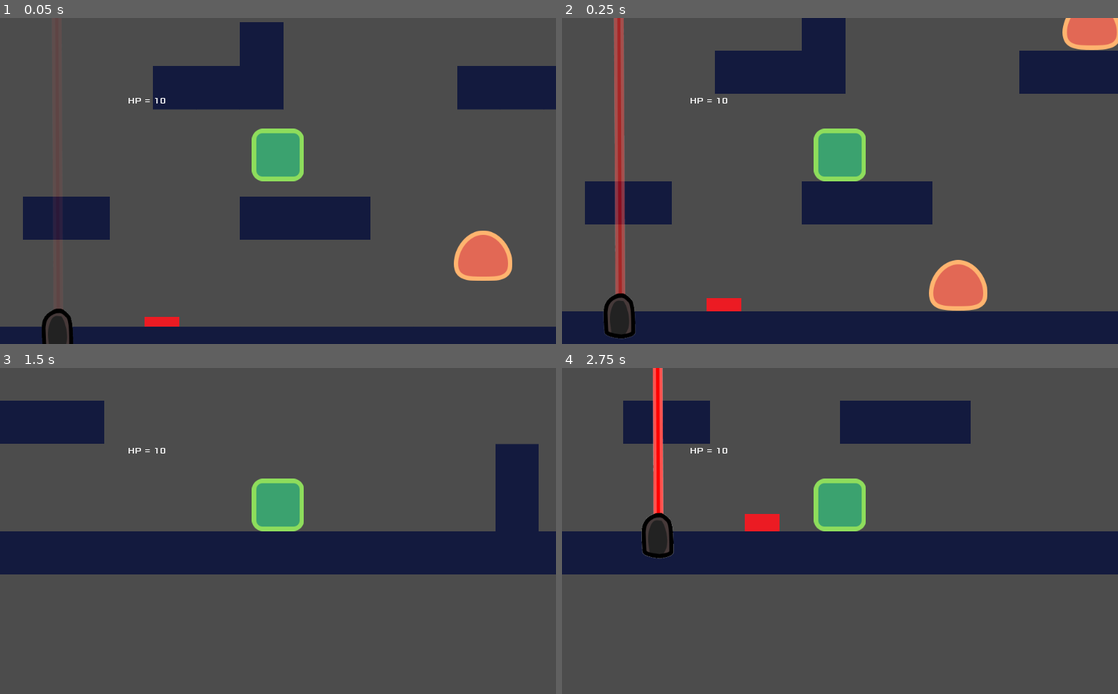
Above: before the commit, frames 1-4 (two rows, left to right).
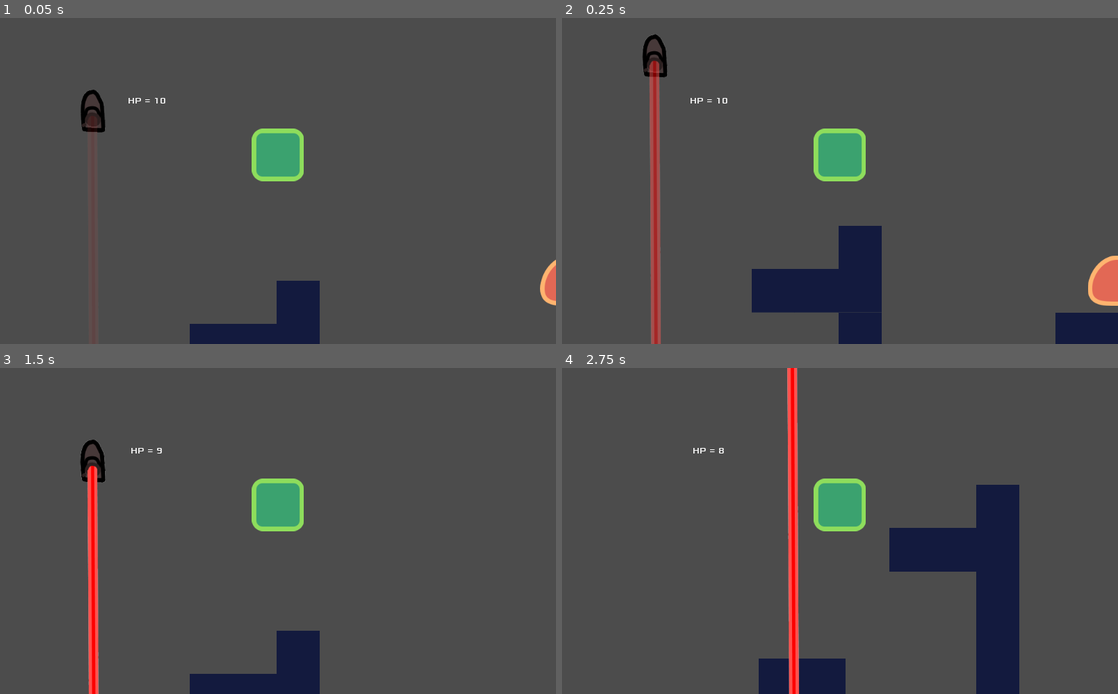
Above: after the commit, the same moments.

Repository: BiscuitPrime/Gravitime
Game: Godot game, scene res://Source/Levels/Scene/LevelTemplate.tscn
Two runs of this game, one before a commit and one after it. Both use one fixed random seed, a clock stepped at 60 frames per second and the inputs below. The project has no main scene, so this scene is started directly.
Inputs (mouse positions are in pixels of both pictures, inside the frame that each line leads up to):
- Up to frame 1 (0.05 s): no input
- Up to frame 2 (0.25 s): no input
- Up to frame 3 (1.5 s): move the mouse to (400, 514) at 0.52 s; hold Right (move_right) 0.53-1.25 s; tap E (attack) at 0.6 s; click (400, 514) at 0.67 s; tap Up (jump) at 0.77 s; tap F (time, bound only after the commit) at 0.8 s; drag from (166, 547) to (278, 504) at 1.27 s
- Up to frame 4 (2.75 s): move the mouse to (895, 459) at 2.02 s; hold Left (move_left) from 2.03 s (still down); tap E (attack) at 2.1 s; tap F (time, bound only after the commit) at 2.3 s

The runs differ from the first frame. In frame 1, 19% of the frame differs, in the area x 0-100%, y 1-100%; in frame 2, 30%, in the area x 0-100%, y 0-100%; in frame 3, 22%; in frame 4, 24%.

Commit message:
Add files via upload
Time

Diff:
--- a/Source/Actors/Script/Enemy.gd
+++ b/Source/Actors/Script/Enemy.gd
@@ -8,25 +8,38 @@
 onready var DetectorPlatRight = $DetectorPlatformRight #Détecte ce qui est sous lui (plateformes)
 onready var DetectorPlatLeft = $DetectorPlatformLeft #Détecte ce qui est sous lui (plateformes)
 
+var timeposition #variable qui va contenir la position de l'ennemi avant la manipulation temporelle
+
 #Cette fonction est appelée lorsque l'instance de l'ennemi est loadée
 func _ready():
+	add_to_group("timecontrol") #On l'ajoute au groupe timecontrol, ce qui indique que le temps va l'affecter
 	_velocity.x = -speed.x #On donne une vitesse initiale à l'ennemi
 
 #Cette fonction est appelée à chaque frame du jeu
 func _physics_process(delta: float) -> void:
-	_velocity.y += gravity * delta
+	_velocity.y += gravity * delta #On calcule l'effet de la gravité
 	_velocity = move_and_slide(calculate_new_velocity(_velocity), FLOOR_NORMAL)
 
-#This function is used to calculate the new velocity of the enemy
+#Cette fonction calcule la vélocité de l'ennemi
 func calculate_new_velocity(_velocity):
 	if not DetectorPlatRight.is_colliding() : #Si le détecteur ne détecte pas de plateforme sous l'ennemi, il rebrousse chemin
 		_velocity.x=-speed.x
 	elif not DetectorPlatLeft.is_colliding():
 		_velocity.x=speed.x
-	elif DetectorLeft.is_colliding() or DetectorRight.is_colliding():
+	elif DetectorLeft.is_colliding() or DetectorRight.is_colliding(): #Si l'ennemi détecte un mur, il rebrousse chemin
 		_velocity.x *= -1.0
 	return _velocity
 
 #Cette fonction est appelée lorsque l'ennemi est touché par l'attaque du joueur
 func hit(dmg):
 	queue_free() #Pour le moment, l'ennemi sera détruit - plus tard, on mettra un système de vie
+
+#Fonction appelée par TimeControl qui permet de sauvegarder la position du joueur :
+func save():
+	timeposition=position
+	pass
+
+#Fonction appelée par TimeControl qui permet de remettre l'ennemi à sa position d'avant le timeReset
+func timeReset():
+	position=timeposition
+	pass
--- a/Source/Actors/Script/Player.gd
+++ b/Source/Actors/Script/Player.gd
@@ -10,12 +10,15 @@
 var spawn_position : Vector2 #Cette variable va stocker la position du spawn du joueur
 var is_attacking=false #Indique si le joueur attaque ou non
 var facing = true #cette variable va indiquer dans quel sens le joueur se tient : true si x>0, false sinon
+var timecontrol_active = false #cette variable indique si le joueur est e train de manipuler le temps ou non
+var timeposition #variable qui contiendra la position du joueur lorsqu'il remontera le temps
 
 #Cette fonction est appelée lors de l'instanciation du joueur
 func _ready():
 	#On initialise la var spawn_position du joueur sur sa position une fois initialisé
 	#position donnée lors du placement de l'instance joueur lors de la création du niveau
 	spawn_position=position
+	add_to_group("timecontrol") #On l'ajoute au groupe timecontrol, ce qui indique que le temps va l'affecter
 	pass
 
 #Cette fonction est appelée à chaque frame du jeu
@@ -78,9 +81,12 @@
 
 #Fonction appelée à chaque frame et indiquant si le joueur utilise un skill ou non
 func skills():
-	if Input.is_action_just_pressed("attack") and is_attacking==false:
-		attack() #Un des skills est d'attaquer
+	if Input.is_action_just_pressed("attack") and is_attacking==false: #Si le joueur appuie sur attaque (et il n'est pas déjà en train d'attaquer)
+		attack() #Un des skills est d'attaquer, on appelle
 		is_attacking=true
+	if Input.is_action_just_pressed("time") and timecontrol_active==false:
+		TimeControl.timereset() #On demande à TimeControl de lancer la fonction de reset temporel
+		timecontrol_active=true #On indique que l'on remonte le temps
 	pass
 
 #Fonction appelée lorsque le joueur attaque
@@ -95,3 +101,14 @@
 	yield($ReloadTimer, "timeout")
 	is_attacking=false
 	pass
+
+#Fonction appelée par TimeControl qui permet de sauvegarder la position du joueur :
+func save():
+	timeposition=position
+	pass
+
+#Fonction appelée par TimeControl qui permet de remettre le joueur à sa position d'avant le timeReset
+func timeReset():
+	position=timeposition
+	timecontrol_active=false #On indique que on ne controle plus le temps (on peut recommencer à le modifier)
+	pass
--- /dev/null
+++ b/Source/Autoload/Scene/TimeControl.tscn
@@ -0,0 +1,11 @@
+[gd_scene load_steps=2 format=2]
+
+[ext_resource path="res://Source/Autoload/Script/TimeControl.gd" type="Script" id=1]
+
+[node name="TimeControl" type="Node2D"]
+script = ExtResource( 1 )
+
+[node name="TimeResetTimer" type="Timer" parent="."]
+wait_time = 5.0
+one_shot = true
+[connection signal="timeout" from="TimeResetTimer" to="." method="_on_TimeResetTimer_timeout"]
--- /dev/null
+++ b/Source/Autoload/Script/TimeControl.gd
@@ -0,0 +1,18 @@
+extends Node2D
+#Ce script est utilisé par la scène auto-loadé (toujours active) qui va controler le Temps et sa manipulation dans le jeu
+
+#Cette fonction est appelée par la scène Player lorsque l'utilisateur appuie sur F
+func timereset():
+	for node in get_tree().get_nodes_in_group("timecontrol") : #On appelle la fonction save() de chaque élément qui subit les fluctuations temporelles
+		node.save()
+	$TimeResetTimer.start() #On lance le timer qui "délimite" la frange temporelle
+	print("ZA WARUDO !")
+	pass
+
+#Cette fonction est appelée lorsque le TimeResetTimer se termine (fin de la frange temporelle)
+#On "rembobine" alors, en remettant les éléments affectés par le temps à leurs positions avant le TimeReset
+func _on_TimeResetTimer_timeout() -> void:
+	for node in get_tree().get_nodes_in_group("timecontrol") :
+		node.timeReset()
+	print("reset !!")
+	pass # Replace with function body.
--- /dev/null
+++ b/Source/Entities/Scene/Button.tscn
@@ -0,0 +1,43 @@
+[gd_scene load_steps=5 format=2]
+
+[ext_resource path="res://Resources/Art/doorButton.png" type="Texture" id=1]
+[ext_resource path="res://Source/Entities/Script/DoorButton.gd" type="Script" id=2]
+
+[sub_resource type="RectangleShape2D" id=1]
+extents = Vector2( 32.0256, 16.1556 )
+
+[sub_resource type="Animation" id=2]
+resource_name = "pushed"
+length = 0.5
+step = 0.05
+tracks/0/type = "value"
+tracks/0/path = NodePath(".:scale")
+tracks/0/interp = 1
+tracks/0/loop_wrap = true
+tracks/0/imported = false
+tracks/0/enabled = true
+tracks/0/keys = {
+"times": PoolRealArray( 0, 0.5 ),
+"transitions": PoolRealArray( 1, 1 ),
+"update": 0,
+"values": [ Vector2( 1, 1 ), Vector2( 1, 0.5 ) ]
+}
+
+[node name="Button" type="Area2D"]
+collision_layer = 8
+collision_mask = 11
+script = ExtResource( 2 )
+
+[node name="button" type="Sprite" parent="."]
+position = Vector2( 3.8147e-06, -16 )
+scale = Vector2( 0.4, 0.355556 )
+texture = ExtResource( 1 )
+
+[node name="CollisionShape2D" type="CollisionShape2D" parent="."]
+position = Vector2( 0, -16 )
+shape = SubResource( 1 )
+
+[node name="AnimationPlayer" type="AnimationPlayer" parent="."]
+anims/pushed = SubResource( 2 )
+[connection signal="body_entered" from="." to="." method="_on_body_entered"]
+[connection signal="body_exited" from="." to="." method="_on_body_exited"]
--- /dev/null
+++ b/Source/Entities/Scene/LaserButton.tscn
@@ -0,0 +1,53 @@
+[gd_scene load_steps=7 format=2]
+
+[ext_resource path="res://Resources/Art/Laser.png" type="Texture" id=1]
+[ext_resource path="res://Source/Entities/Script/Laser.gd" type="Script" id=2]
+[ext_resource path="res://Resources/Art/LaserOff.png" type="Texture" id=3]
+[ext_resource path="res://Source/Entities/Scene/Button.tscn" type="PackedScene" id=4]
+
+[sub_resource type="CapsuleShape2D" id=1]
+height = 844.0
+
+[sub_resource type="Animation" id=2]
+resource_name = "shutdown"
+length = 0.5
+tracks/0/type = "value"
+tracks/0/path = NodePath("Laser:modulate")
+tracks/0/interp = 1
+tracks/0/loop_wrap = true
+tracks/0/imported = false
+tracks/0/enabled = true
+tracks/0/keys = {
+"times": PoolRealArray( 0, 0.5 ),
+"transitions": PoolRealArray( 1, 1 ),
+"update": 0,
+"values": [ Color( 1, 1, 1, 1 ), Color( 1, 1, 1, 0 ) ]
+}
+
+[node name="LaserButton" type="Area2D"]
+collision_layer = 8
+collision_mask = 3
+script = ExtResource( 2 )
+
+[node name="LaserOff" type="Sprite" parent="."]
+position = Vector2( -2.38419e-06, -476 )
+scale = Vector2( 0.977099, 1.01788 )
+texture = ExtResource( 3 )
+
+[node name="Laser" type="Sprite" parent="."]
+position = Vector2( -2.38419e-06, -476 )
+scale = Vector2( 0.977099, 1.01788 )
+texture = ExtResource( 1 )
+
+[node name="CollisionShape2D" type="CollisionShape2D" parent="."]
+position = Vector2( 0, -488 )
+shape = SubResource( 1 )
+
+[node name="AnimationPlayer" type="AnimationPlayer" parent="."]
+anims/shutdown = SubResource( 2 )
+
+[node name="Button" parent="." instance=ExtResource( 4 )]
+position = Vector2( -96, 0 )
+[connection signal="body_entered" from="." to="." method="_on_Laser_body_entered"]
+[connection signal="body_entered" from="Button" to="." method="_on_Button_body_entered"]
+[connection signal="body_exited" from="Button" to="." method="_on_Button_body_exited"]
--- a/Source/Entities/Script/Laser.gd
+++ b/Source/Entities/Script/Laser.gd
@@ -9,11 +9,11 @@
 	anim_player.play_backwards("shutdown")
 	collision_layer=4
 
-func _on_DoorButton_body_entered(body: Node) -> void:
+func _on_Button_body_entered(body: Node) -> void:
 	anim_player.play("shutdown")
 	collision_layer=0
 
-func _on_DoorButton_body_exited(body: Node) -> void:
+func _on_Button_body_exited(body: Node) -> void:
 	anim_player.play_backwards("shutdown")
 	collision_layer=4
 
--- a/Source/Entities/Script/MeleeAttack.gd
+++ b/Source/Entities/Script/MeleeAttack.gd
@@ -10,7 +10,7 @@
 #Cette fonction est appellée lorsqu'un corps étranger rentre dans l'attaque
 func _on_body_entered(body: Node) -> void:
 	if body is Enemy:
-		body.hit()
+		body.hit(1)
 	queue_free()
 	pass # Replace with function body.
 
--- a/Source/Levels/Scene/LevelTemplate.tscn
+++ b/Source/Levels/Scene/LevelTemplate.tscn
@@ -1,12 +1,11 @@
-[gd_scene load_steps=10 format=2]
+[gd_scene load_steps=9 format=2]
 
 [ext_resource path="res://Resources/Art/start-assets/tileset.png" type="Texture" id=1]
 [ext_resource path="res://Source/Actors/Scene/Player.tscn" type="PackedScene" id=2]
 [ext_resource path="res://Source/Actors/Scene/Enemy.tscn" type="PackedScene" id=3]
-[ext_resource path="res://Source/Entities/Scene/Laser.tscn" type="PackedScene" id=4]
+[ext_resource path="res://Source/Entities/Scene/LaserButton.tscn" type="PackedScene" id=4]
 [ext_resource path="res://Source/UserInterface/Scene/HUD.tscn" type="PackedScene" id=5]
 [ext_resource path="res://Source/Entities/Scene/Box.tscn" type="PackedScene" id=6]
-[ext_resource path="res://Source/Entities/Scene/DoorButton.tscn" type="PackedScene" id=7]
 
 [sub_resource type="ConvexPolygonShape2D" id=1]
 points = PoolVector2Array( 0, 0, 80, 0, 80, 80, 0, 80 )
@@ -42,10 +41,10 @@
 collision_layer = 4
 collision_mask = 2147483648
 format = 1
-tile_data = PoolIntArray( 0, 0, 0, 23, 1610612736, 0, 38, 0, 0, 65536, 0, 0, 65542, 0, 0, 65543, 0, 0, 65559, 1610612736, 0, 65574, 0, 0, 131072, 0, 0, 131077, 0, 0, 131095, 1610612736, 0, 131110, 0, 0, 196608, 0, 0, 196631, 1610612736, 0, 196646, 0, 0, 262144, 0, 0, 262148, 0, 0, 262149, 0, 0, 262167, 1610612736, 0, 262182, 0, 0, 327680, 0, 0, 327703, 1610612736, 0, 327718, 0, 0, 393216, 0, 0, 393227, 0, 0, 393254, 0, 0, 458752, 0, 0, 458761, 0, 0, 458762, 0, 0, 458763, 0, 0, 458768, 0, 0, 458769, 0, 0, 458770, 0, 0, 458771, 0, 0, 458772, 0, 0, 458790, 0, 0, 524288, 1610612736, 0, 524289, 0, 0, 524308, 0, 0, 524309, 0, 0, 524310, 0, 0, 524326, 0, 0, 589824, 1610612736, 0, 589862, 0, 0, 655360, 1610612736, 0, 655366, 0, 0, 655367, 0, 0, 655371, 0, 0, 655372, 0, 0, 655373, 0, 0, 655398, 0, 0, 720896, 1610612736, 0, 720919, 1610612736, 0, 720934, 0, 0, 786432, 1610612736, 0, 786455, 1610612736, 0, 786470, 0, 0 …(764 unchanged characters)…
+tile_data = PoolIntArray( 0, 0, 0, 23, 1610612736, 0, 38, 0, 0, 65536, 0, 0, 65559, 1610612736, 0, 65574, 0, 0, 131072, 0, 0, 131095, 1610612736, 0, 131110, 0, 0, 196608, 0, 0, 196631, 1610612736, 0, 196646, 0, 0, 262144, 0, 0, 262167, 1610612736, 0, 262182, 0, 0, 327680, 0, 0, 327703, 1610612736, 0, 327718, 0, 0, 393216, 0, 0, 393227, 0, 0, 393254, 0, 0, 458752, 0, 0, 458761, 0, 0, 458762, 0, 0, 458763, 0, 0, 458790, 0, 0, 524288, 1610612736, 0, 524299, 0, 0, 524304, 0, 0, 524305, 0, 0, 524306, 0, 0, 524307, 0, 0, 524308, 0, 0, 524326, 0, 0, 589824, 1610612736, 0, 589835, 0, 0, 589862, 0, 0, 655360, 1610612736, 0, 655366, 0, 0, 655367, 0, 0, 655371, 0, 0, 655398, 0, 0, 720896, 1610612736, 0, 720907, 0, 0, 720919, 1610612736, 0, 720934, 0, 0, 786432, 1610612736, 0, 786443, 0, 0, 786455, 1610612736, 0, 786470, 0, 0 …(764 unchanged characters)…
 
 [node name="Player" parent="." instance=ExtResource( 2 )]
-position = Vector2( 950.178, 766.392 )
+position = Vector2( 882.754, 291.429 )
 
 [node name="HUD" parent="Player" instance=ExtResource( 5 )]
 margin_left = -293.919
@@ -56,17 +55,17 @@
 [node name="Enemy" parent="." instance=ExtResource( 3 )]
 position = Vector2( 1368, 952 )
 
+[node name="Enemy2" parent="." instance=ExtResource( 3 )]
+position = Vector2( 1459.8, 522.927 )
+
 [node name="Box" parent="." instance=ExtResource( 6 )]
 position = Vector2( 302.888, 949.045 )
 
-[node name="DoorButton" parent="." instance=ExtResource( 7 )]
-position = Vector2( 736, 1040 )
-
-[node name="Laser" parent="." instance=ExtResource( 4 )]
+[node name="LaserButton" parent="." instance=ExtResource( 4 )]
 position = Vector2( 544, 1088 )
 collision_mask = 0
 
-[node name="Enemy2" parent="." instance=ExtResource( 3 )]
-position = Vector2( 1614.12, 539.409 )
-[connection signal="body_entered" from="DoorButton" to="Laser" method="_on_DoorButton_body_entered"]
-[connection signal="body_exited" from="DoorButton" to="Laser" method="_on_DoorButton_body_exited"]
+[node name="Button" parent="LaserButton" index="4"]
+position = Vector2( 191.573, -46.5017 )
+
+[editable path="LaserButton"]
--- a/project.godot
+++ b/project.godot
@@ -62,6 +62,7 @@
 [autoload]
 
 GeneralData="*res://Source/Autoload/Scene/GeneralData.tscn"
+TimeControl="*res://Source/Autoload/Scene/TimeControl.tscn"
 
 [display]
 
@@ -93,6 +94,11 @@
 "events": [ Object(InputEventKey,"resource_local_to_scene":false,"resource_name":"","device":0,"alt":false,"shift":false,"control":false,"meta":false,"command":false,"pressed":false,"scancode":69,"unicode":0,"echo":false,"script":null)
  ]
 }
+time={
+"deadzone": 0.5,
+"events": [ Object(InputEventKey,"resource_local_to_scene":false,"resource_name":"","device":0,"alt":false,"shift":false,"control":false,"meta":false,"command":false,"pressed":false,"scancode":70,"unicode":0,"echo":false,"script":null)
+ ]
+}
 
 [layer_names]
 
